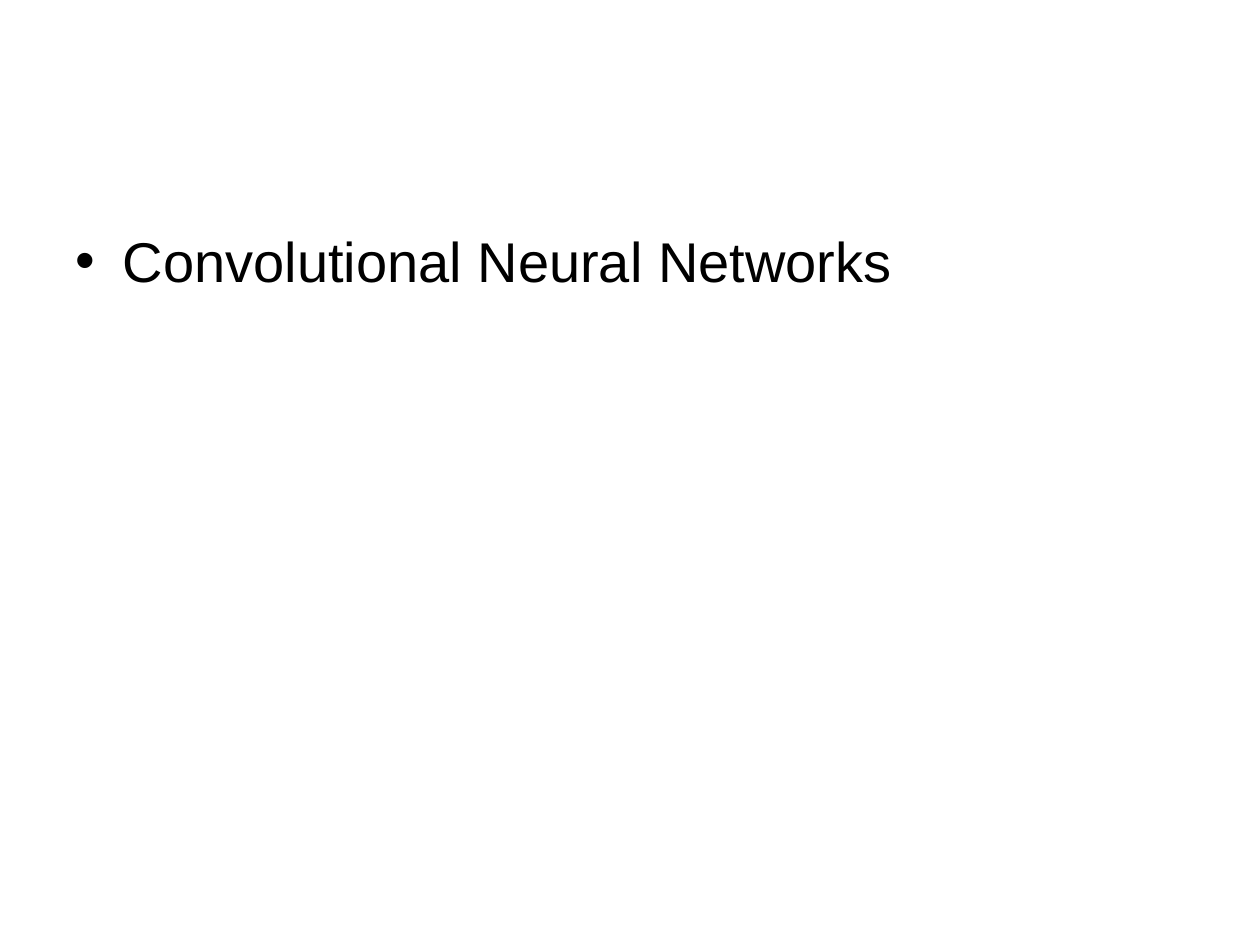
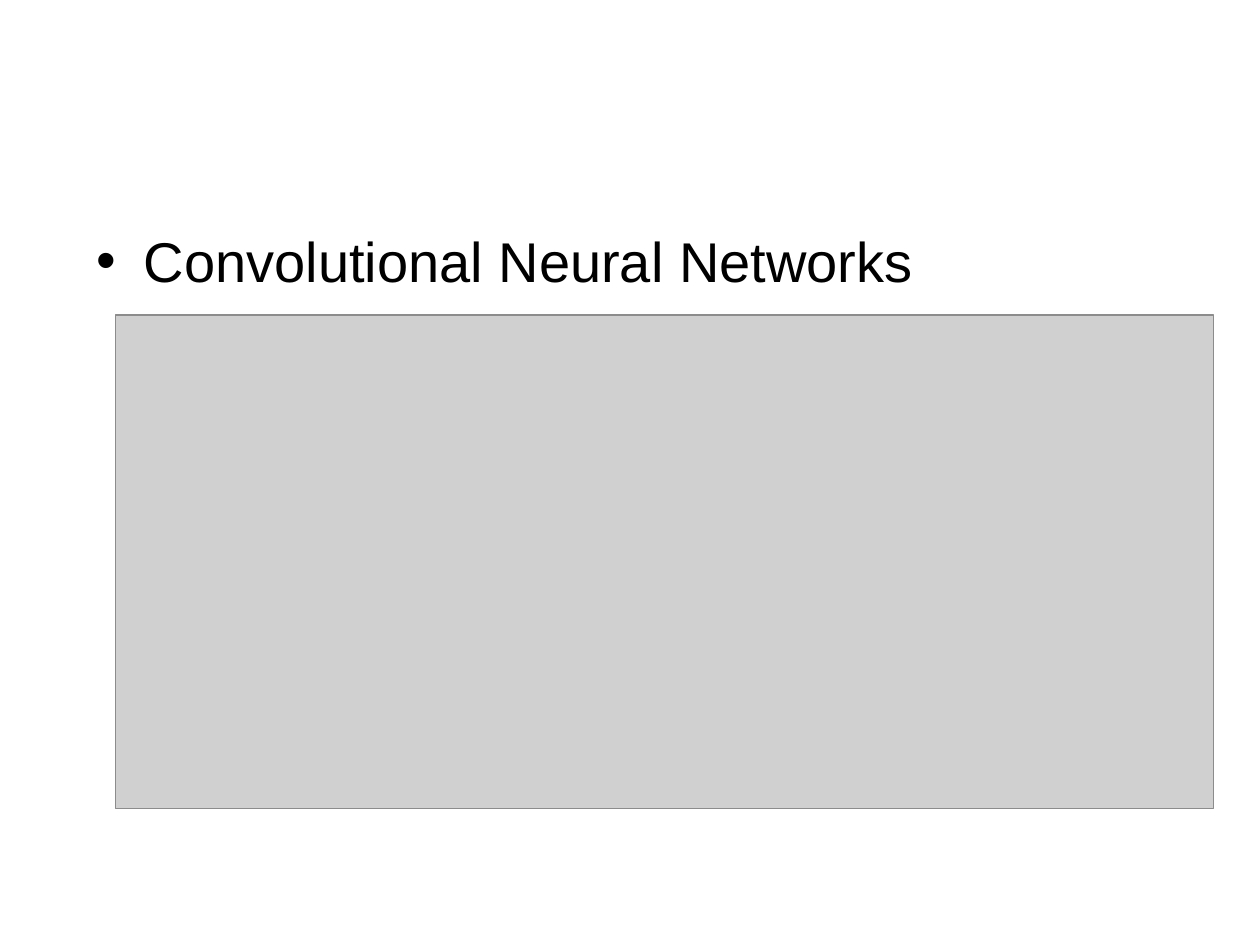
Before and after one commit to vdragan1993/sentence-classification, a slide deck: slide 10 of semantic_classification_ppt.pptx. Drawn at 1260x945 pixels with LibreOffice and Linux fonts; fonts in the diff are those of the drawing; grey boxes stand for pictures; background and template pictures are left out. Boxes give left, top, right and bottom in pixels: in the first picture for what was removed or moved away, otherwise in the second. Text is boxed around its words. In the diff, an @@ line names an element or a change of style, - is before the commit and + after.

Commit message:
Finished CNN, inserted few pictures.

```diff
--- a/semantic_classification_ppt.pptx
+++ b/semantic_classification_ppt.pptx
@@ text "Convolutional Neural Networks": place and size @@
-text "Convolutional Neural Networks" at [123,241,891,283]
+text "Convolutional Neural Networks" at [144,241,912,283]
@@ picture added at [116,315,1213,809] @@
```
Also in this commit, not shown: 1 other slide changed, 1 slide added.
